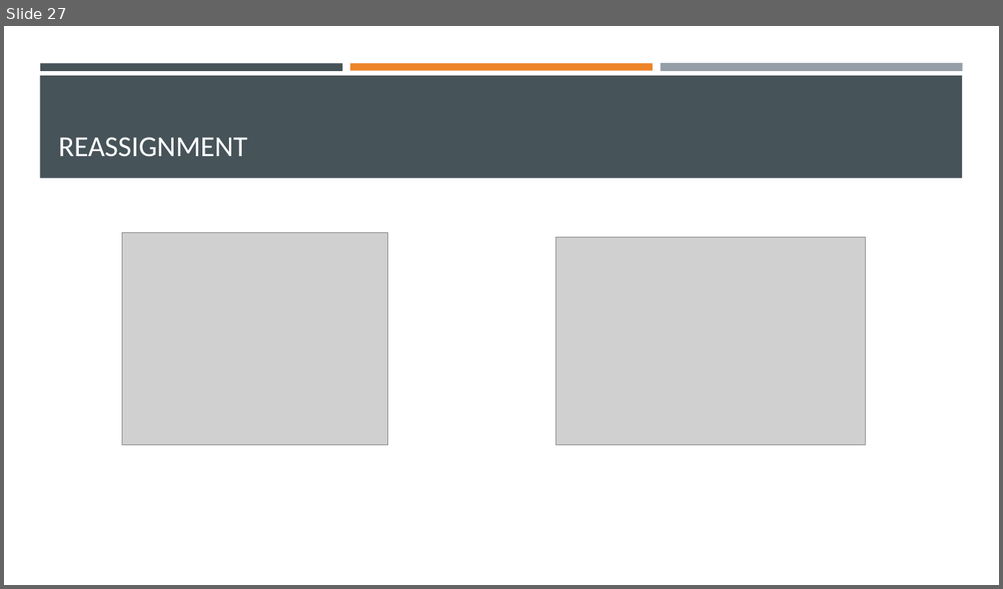
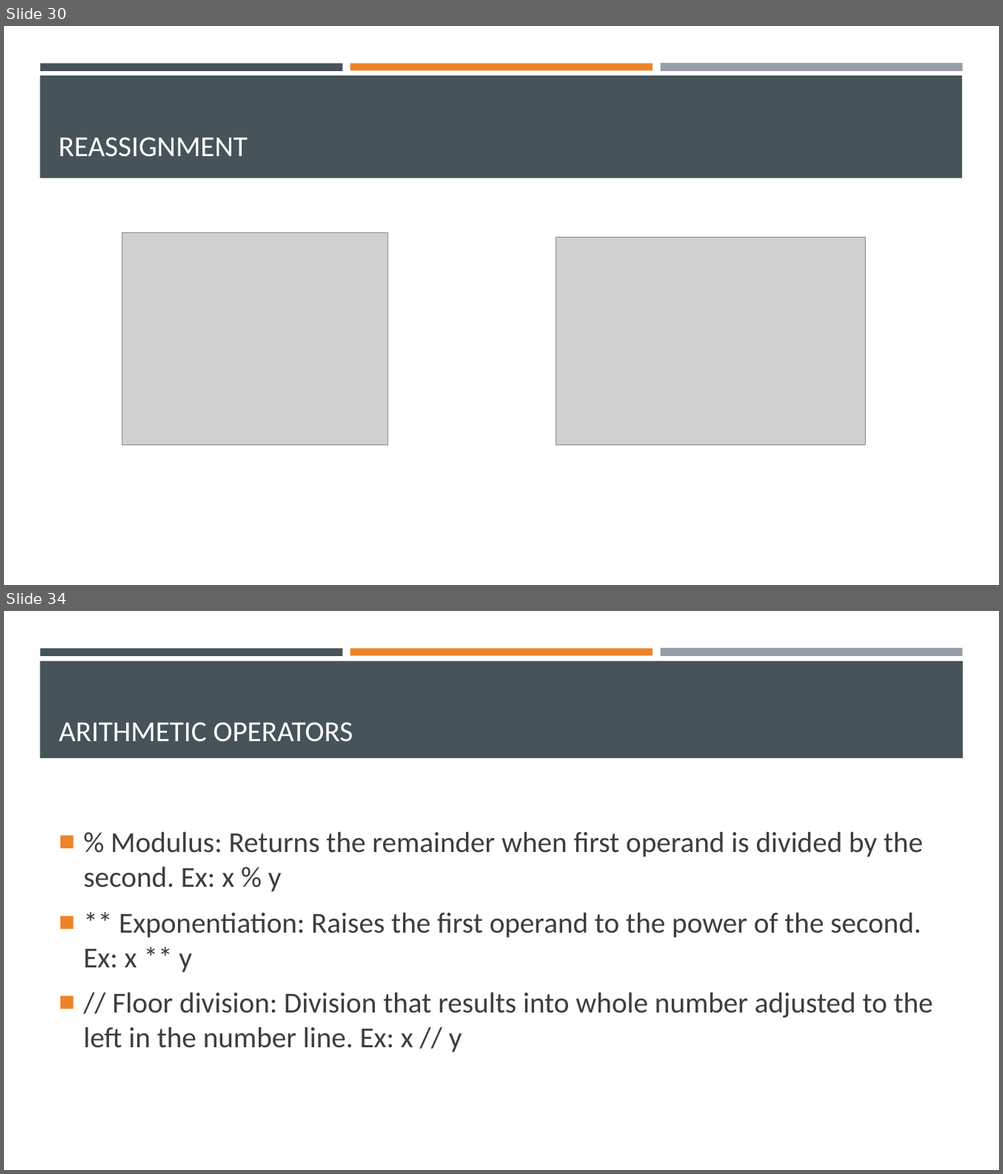
Before and after one commit to Ghost0396/iot, a slide deck: python/Python 3.pptx. Shown one above the other, each under a label of ours: slide 27 before the commit, slides 30 and 34 after it; the slides between them are not shown. The pictures are 1003x589 and 1003x1174 pixels, drawn with LibreOffice and Linux fonts; fonts in the diff are those of the drawing; grey boxes stand for pictures. Boxes give left, top, right and bottom in pixels: in the first picture for what was removed or moved away, otherwise in the second. Text is boxed around its words. In the diff, an @@ line names an element or a change of style, - is before the commit and + after.

```diff
--- a/python/Python 3.pptx
+++ b/python/Python 3.pptx
@@ slide 34 added at bbox=[4, 611, 999, 1170], background #FFFFFF; not listed: 3 template elements that a slide beside it also shows @@
@@ rectangle added at bbox=[40, 661, 963, 758], fill #465359 @@
@@ title added at bbox=[59, 722, 353, 742], 28 pt, text #FFFFFF @@
+ARITHMETIC OPERATORS
@@ text added at bbox=[83, 832, 933, 1053], 28 pt, text #3D3D3D @@
+■ % Modulus: Returns the remainder when first operand is divided by the second. Ex: x % y
+■ ** Exponentiation: Raises the first operand to the power of the second. Ex: x ** y
+■ // Floor division: Division that results into whole number adjusted to the left in the number line. Ex: x // y
@@ what was slide 27 is now slide 30 @@
```
Also in this commit, not shown: 1 slide changed, 10 other slides added, 4 other files.
